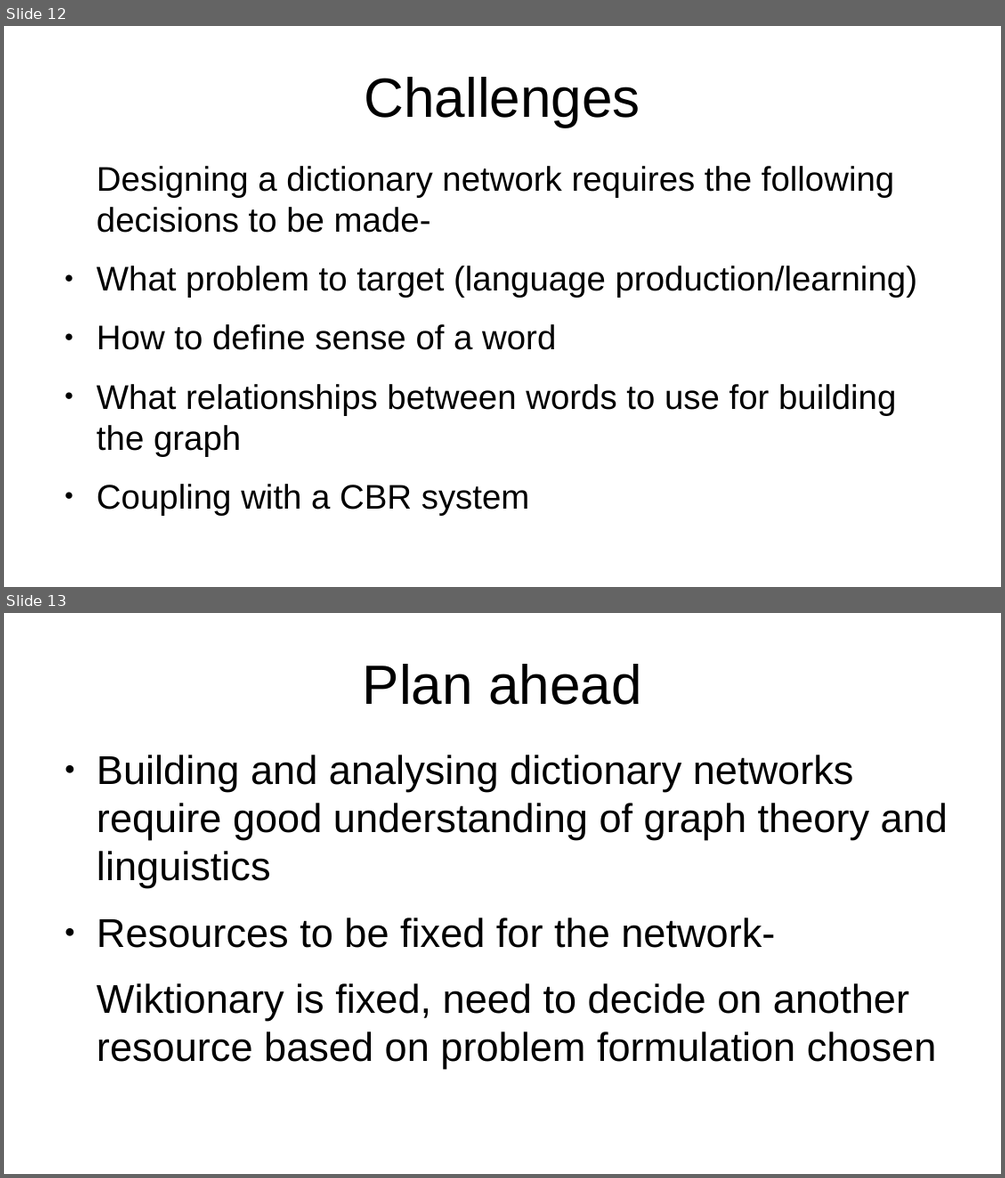
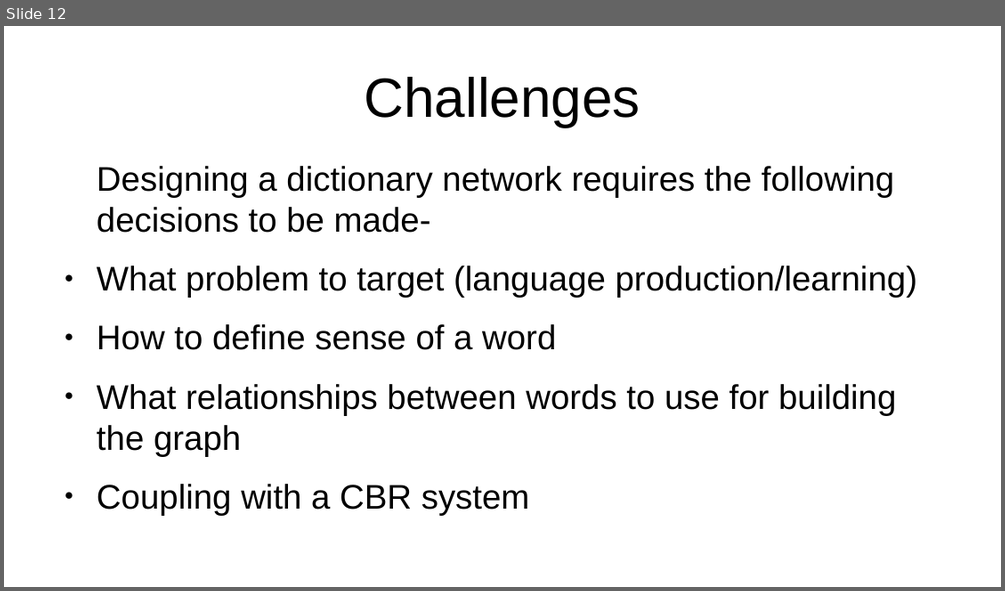
Before and after one commit to shandilya1998/CS6251-project, a slide deck: Project-ppt.odp. Shown one above the other, each under a label of ours: slides 12 and 13 before the commit, slide 12 after it. The pictures are 1005x1178 and 1005x591 pixels, drawn with LibreOffice and Linux fonts; fonts in the diff are those of the drawing. Boxes give left, top, right and bottom in pixels: in the first picture for what was removed or moved away, otherwise in the second. Text is boxed around its words. In the diff, an @@ line names an element or a change of style, - is before the commit and + after.

```diff
--- a/Project-ppt.odp
+++ b/Project-ppt.odp
@@ slide 13 removed at (4,613,1001,1174), background #FFFFFF @@
@@ title removed at (363,664,642,705) @@
-Plan ahead
@@ text removed at (97,755,947,1069) @@
-● Building and analysing dictionary networks require good understanding of graph theory and linguistics
-● Resources to be fixed for the network-
-Wiktionary is fixed, need to decide on another resource based on problem formulation chosen
```
Also in this commit, not shown: 2 slides added.
